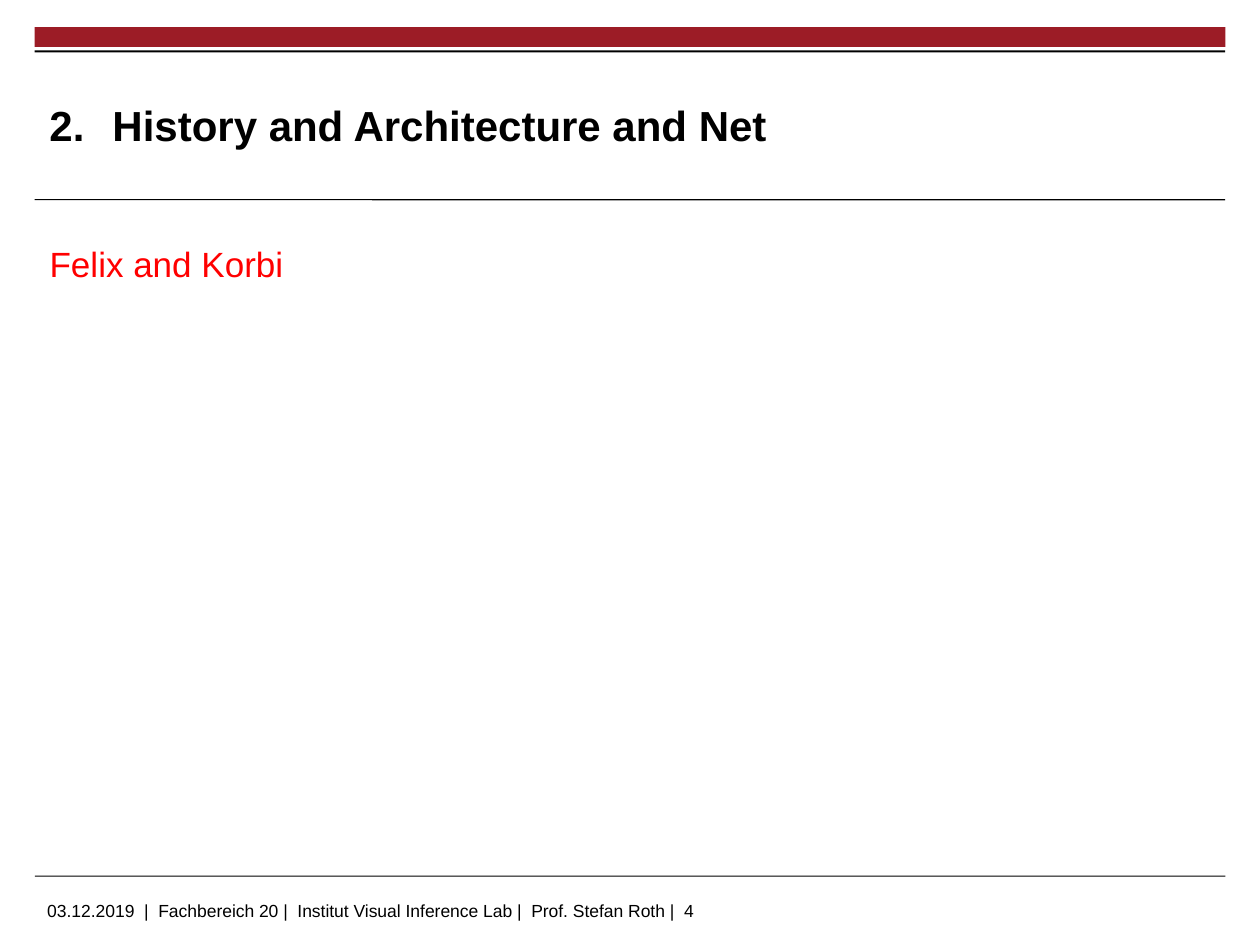
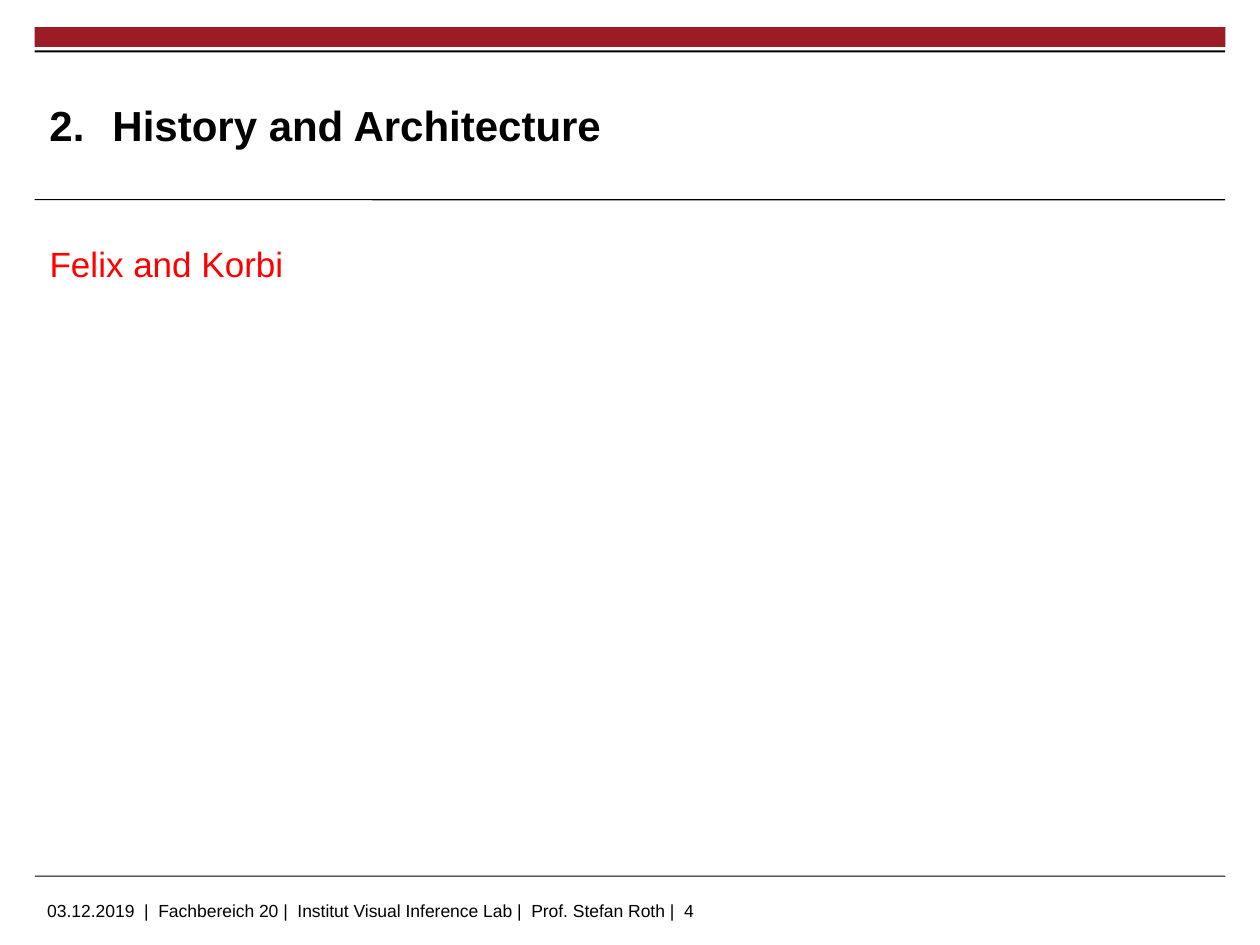
Before and after one commit to jhd-old/Deep-Learning-Lab, a slide deck: slide 4 of meetings/2019_12_12_midterm/midterm_jan.pptx. Drawn at 1260x945 pixels with LibreOffice and Linux fonts; fonts in the diff are those of the drawing; background and template pictures are left out. Boxes give left, top, right and bottom in pixels: in the first picture for what was removed or moved away, otherwise in the second. Text is boxed around its words. In the diff, an @@ line names an element or a change of style, - is before the commit and + after.

```diff
--- a/meetings/2019_12_12_midterm/midterm_jan.pptx
+++ b/meetings/2019_12_12_midterm/midterm_jan.pptx
@@ title at [112,110,601,150]: text changed @@
-2. History and Architecture and Net
+2. History and Architecture
```
Also in this commit, not shown: 1 other slide changed, 4 other files.
